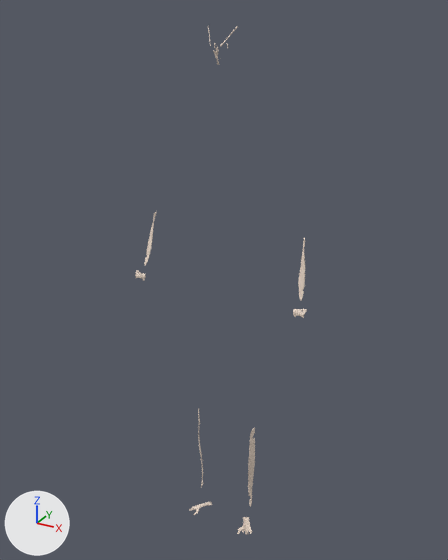
The glTF model public/models/ligaments.glb, before and after one commit.
One viewpoint serves both versions: a camera (50 mm lens) standing at (0.772, -1.443, 0.654) and looking at (-0.022, 0.002, -0.068). The lights are fixed; the arrows at lower left show +X, +Y and +Z. The first picture is the older version. Vertices at exactly the same position are counted once.

The scene before the commit, as lines of its bpy script (objects in view):
```python
me_geometry_0 = bpy.data.meshes.new('geometry_0')
me_geometry_0.from_pydata(...)  # 24499 vertices, 48636 faces; spans x -0.27..0.27, y -0.1..0.0, z -0.92..0.61
me_geometry_0.materials.append(mat_defaultmaterial)
ob_geometry_0 = bpy.data.objects.new('geometry_0', me_geometry_0)
ob_geometry_0.location = (0.0, 0.0, 0.0)
```
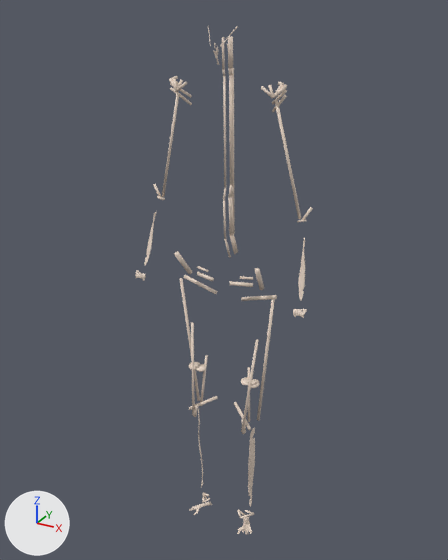
What the commit changed:
me_geometry_0 is used by ob_geometry_0; location (0.0, 0.0, 0.0).
me_geometry_0 had 24499 vertices, 48636 faces and spanned x -0.27..0.27, y -0.1..0.0, z -0.92..0.61.
me_geometry_0 now has 26297 vertices, 51988 faces and spans x -0.27..0.27, y -0.1..0.04, z -0.92..0.61.
me_geometry_0 part 1: 1586 vertices added at x -0.24..0.24, y -0.1..0.04, z -0.52..0.59.
me_geometry_0 part 2: 212 vertices added at x -0.1..0.1, y -0.06..-0.01, z -0.9..-0.86.

Where the change shows, as pixel boxes (x1, y1, x2, y2) in the pictures (448 x 560 px):
'geometry_0', reshaped: before (135, 26, 307, 534); after (135, 26, 313, 534)
part 1 of me_geometry_0, added: after (153, 36, 313, 434)
part 2 of me_geometry_0, added: after (202, 492, 254, 519)
